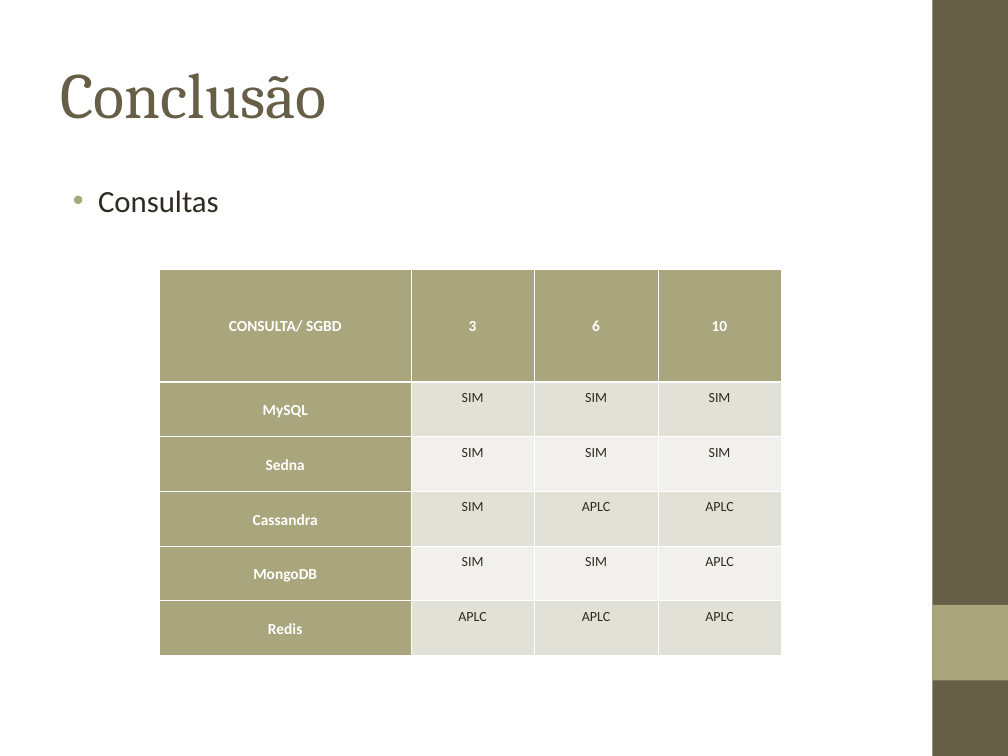
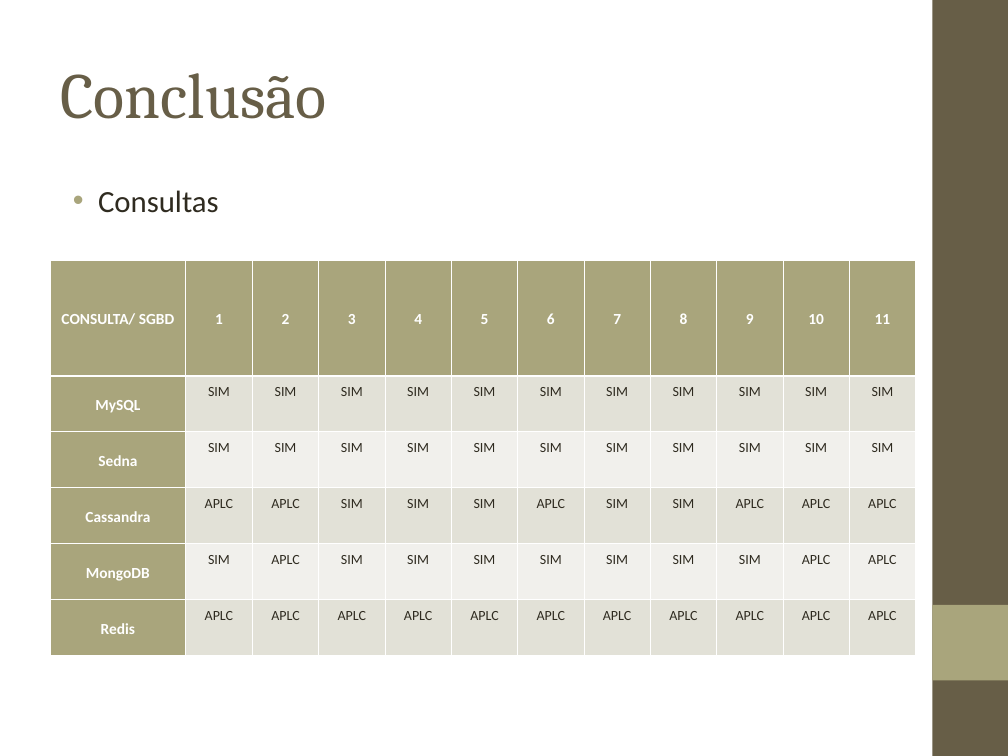
Before and after one commit to biacpaixao/Projeto_Final, a slide deck: slide 60 of apresentacao_projeto_final.ppt. Drawn at 1008x756 pixels with LibreOffice and Linux fonts; fonts in the diff are those of the drawing; background and template pictures are left out. Boxes give left, top, right and bottom in pixels: in the first picture for what was removed or moved away, otherwise in the second. Text is boxed around its words. In the diff, an @@ line names an element or a change of style, - is before the commit and + after.

```diff
--- a/apresentacao_projeto_final.ppt
+++ b/apresentacao_projeto_final.ppt
@@ table at (50, 260, 917, 655) @@
+column 2: 1 | SIM | SIM | APLC | SIM | APLC
+column 3: 2 | SIM | SIM | APLC | APLC | APLC
+column 5: 4 | SIM | SIM | SIM | SIM | APLC
+column 6: 5 | SIM | SIM | SIM | SIM | APLC
+column 8: 7 | SIM | SIM | SIM | SIM | APLC
+column 9: 8 | SIM | SIM | SIM | SIM | APLC
+column 10: 9 | SIM | SIM | APLC | SIM | APLC
+column 12: 11 | SIM | SIM | APLC | APLC | APLC
@@ table: place and size @@
-table at (159, 269, 780, 655)
+table at (50, 260, 917, 655)
```
Also in this commit, not shown: 1 other slide changed, 2 slides added.
